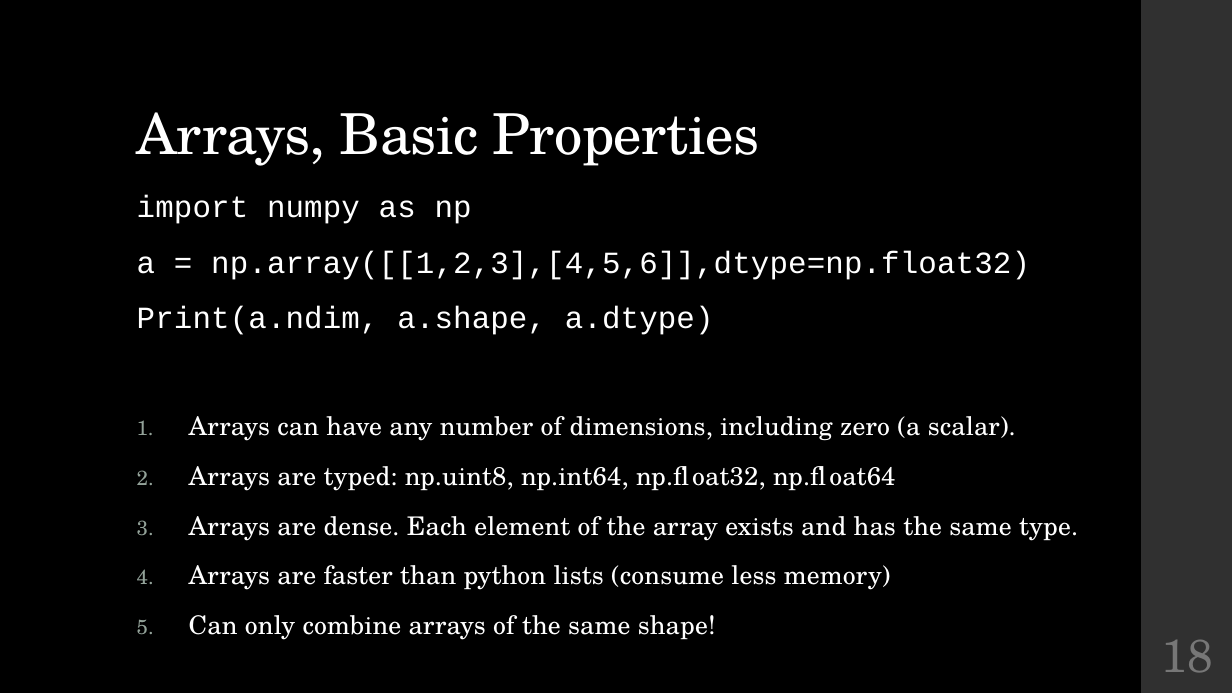
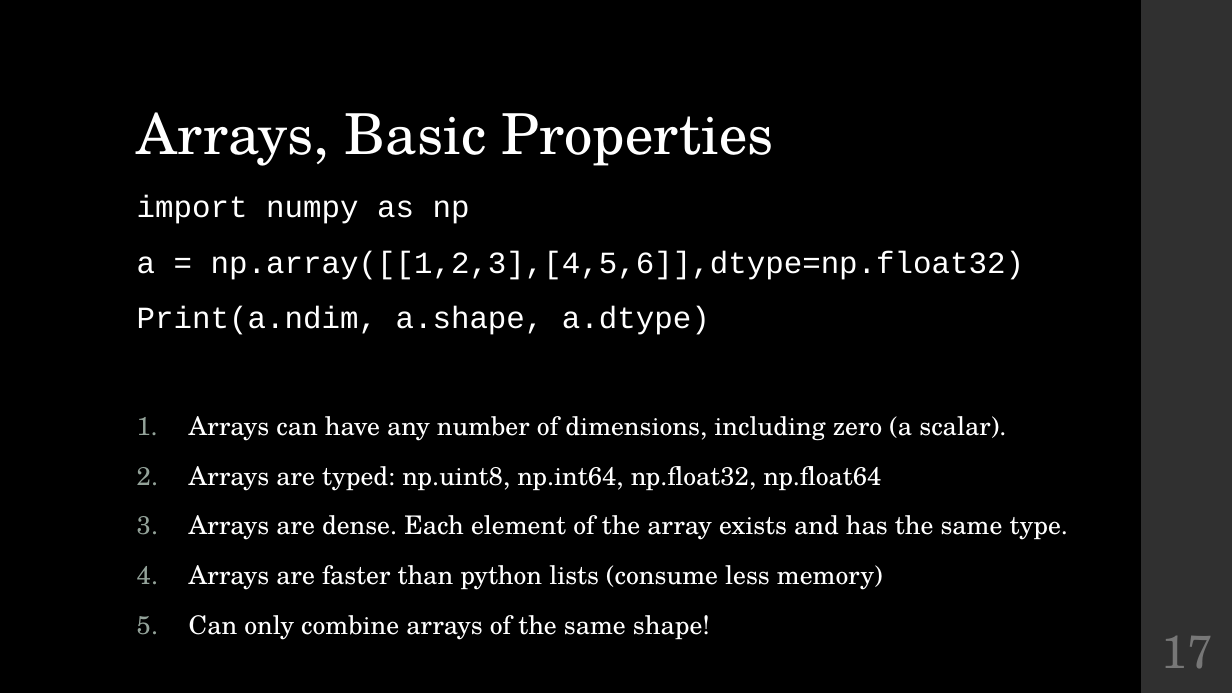
Before and after one commit to LaunchCoderGirlSTL/Data-Science-Assignments, a slide deck: slide 17 of course_material/week_03/week_03_presentation.pptx (slide 18 before the commit). Drawn at 1232x693 pixels with LibreOffice and Linux fonts; fonts in the diff are those of the drawing. Boxes give left, top, right and bottom in pixels: in the first picture for what was removed or moved away, otherwise in the second. Text is boxed around its words. In the diff, an @@ line names an element or a change of style, - is before the commit and + after.

```diff
--- a/course_material/week_03/week_03_presentation.pptx
+++ b/course_material/week_03/week_03_presentation.pptx
@@ title "Arrays, Basic Properties" at bbox=[137, 112, 774, 166]: letter spacing -0.5 to 0 pt @@
@@ text "import numpy as np" at bbox=[137, 195, 1069, 640]: letter spacing 0.1 to 0 pt; less space between paragraphs @@
@@ page number at bbox=[1162, 636, 1213, 669]: text changed @@
-18
+17
```
Also in this commit, not shown: 19 other slides changed, 1 slide removed, 2 other files.
